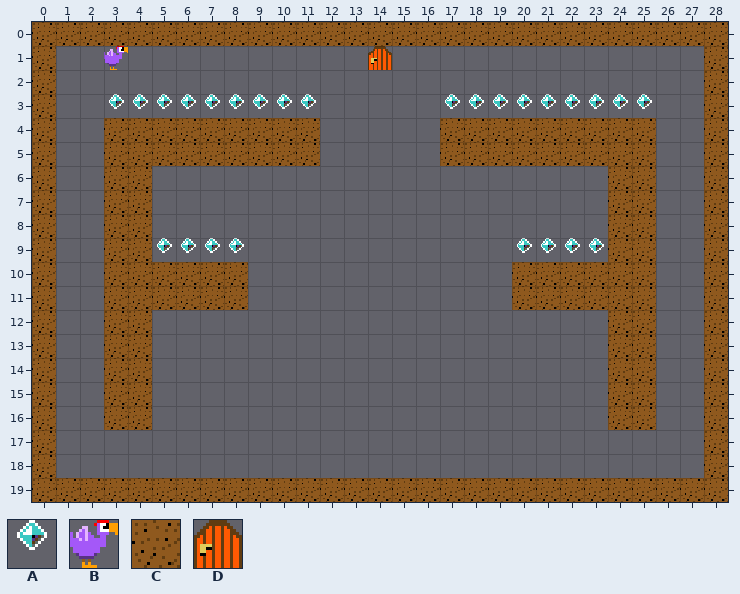
Tiled map (JSON): src/levels/level-11.tmj. This is how it looked before the edit.
Cells are 16x16 px. Shown: x 0..28, y 0..19.
Key: from "LittleJS Platformer": A 0, B 2, C 5, D 6.
_ is an empty cell.
Layer "Foreground" before, first column x 0:
 0 CCCCCCCCCCCCCCCCCCCCCCCCCCCCC
 1 C__B__________D_____________C
 2 C___________________________C
 3 C__AAAAAAAAA_____AAAAAAAAA__C
 4 C__CCCCCCCCC_____CCCCCCCCC__C
 5 C__CCCCCCCCC_____CCCCCCCCC__C
 6 C__CC___________________CC__C
 7 C__CC___________________CC__C
 8 C__CC___________________CC__C
 9 C__CCAAAA___________AAAACC__C
10 C__CCCCCC___________CCCCCC__C
11 C__CCCCCC___________CCCCCC__C
12 C__CC___________________CC__C
13 C__CC___________________CC__C
14 C__CC___________________CC__C
15 C__CC___________________CC__C
16 C__CC___________________CC__C
17 C___________________________C
18 C___________________________C
19 CCCCCCCCCCCCCCCCCCCCCCCCCCCCC
The same view after the edit:
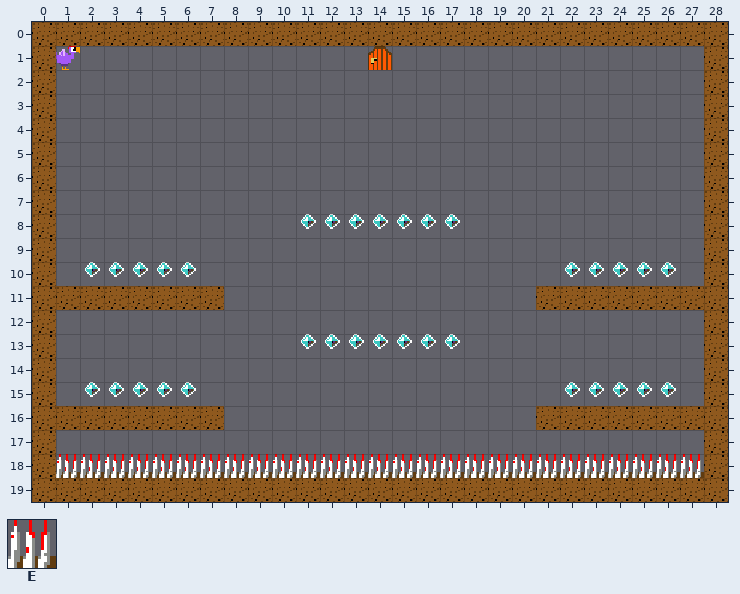
Further tiles: from "LittleJS Platformer": E 7.
Change:
Layer "Foreground":
y 1: x 1 _ -> B; x 3 B -> _
y 3: x 3..11 AAAAAAAAA -> _________; x 17..25 AAAAAAAAA -> _________
y 4..5: x 3..11 CCCCCCCCC -> _________; x 17..25 CCCCCCCCC -> _________
y 6..7: x 3..4 CC -> __; x 24..25 CC -> __
y 8: x 3..4 CC -> __; x 11..17 _______ -> AAAAAAA; x 24..25 CC -> __
y 9: x 3..8 CCAAAA -> ______; x 20..25 AAAACC -> ______
y 10: x 2..8 _CCCCCC -> AAAAA__; x 20..26 CCCCCC_ -> __AAAAA
y 11: x 1..2 __ -> CC; x 8 C -> _; x 20 C -> _; x 26..27 __ -> CC
y 12: x 3..4 CC -> __; x 24..25 CC -> __
y 13: x 3..4 CC -> __; x 11..17 _______ -> AAAAAAA; x 24..25 CC -> __
y 14: x 3..4 CC -> __; x 24..25 CC -> __
y 15: x 2..6 _CC__ -> AAAAA; x 22..26 __CC_ -> AAAAA
y 16: x 1..2 __ -> CC; x 5..7 ___ -> CCC; x 21..23 ___ -> CCC; x 26..27 __ -> CC
y 18: x 1..27 ___________________________ -> EEEEEEEEEEEEEEEEEEEEEEEEEEE
Where, in picture pixels (left, top, right, bottom), the same in both pictures:
added: (56, 46, 80, 70)
removed: (104, 46, 128, 70)
changed: (56, 94, 704, 430)
added: (56, 454, 704, 478)
